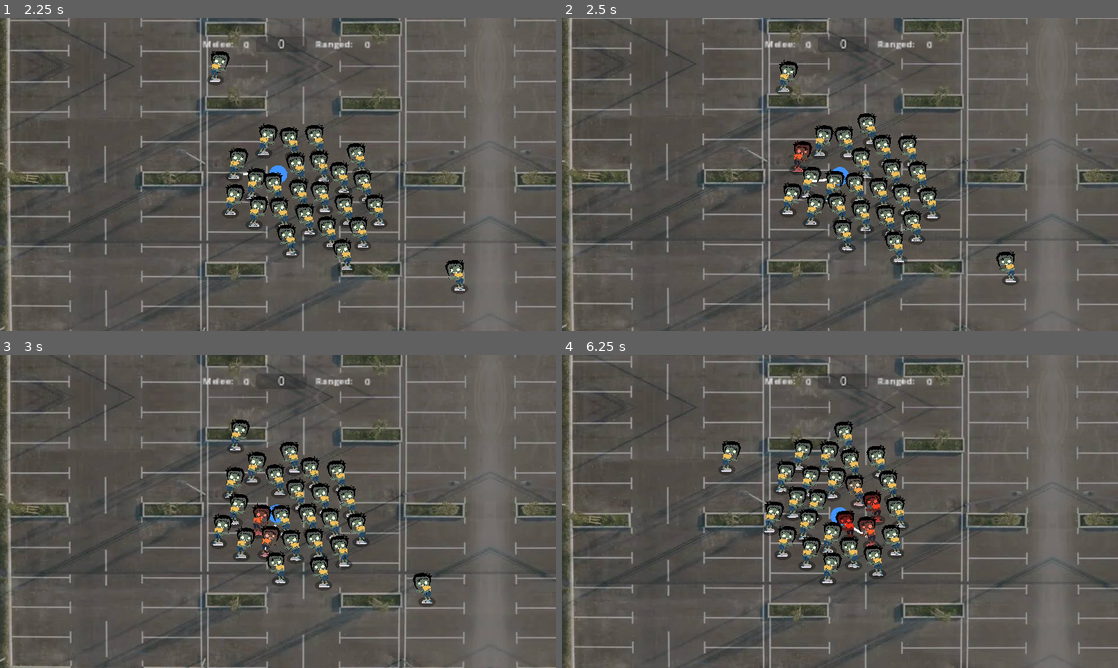
Above: before the commit, frames 1-4 (two rows, left to right).
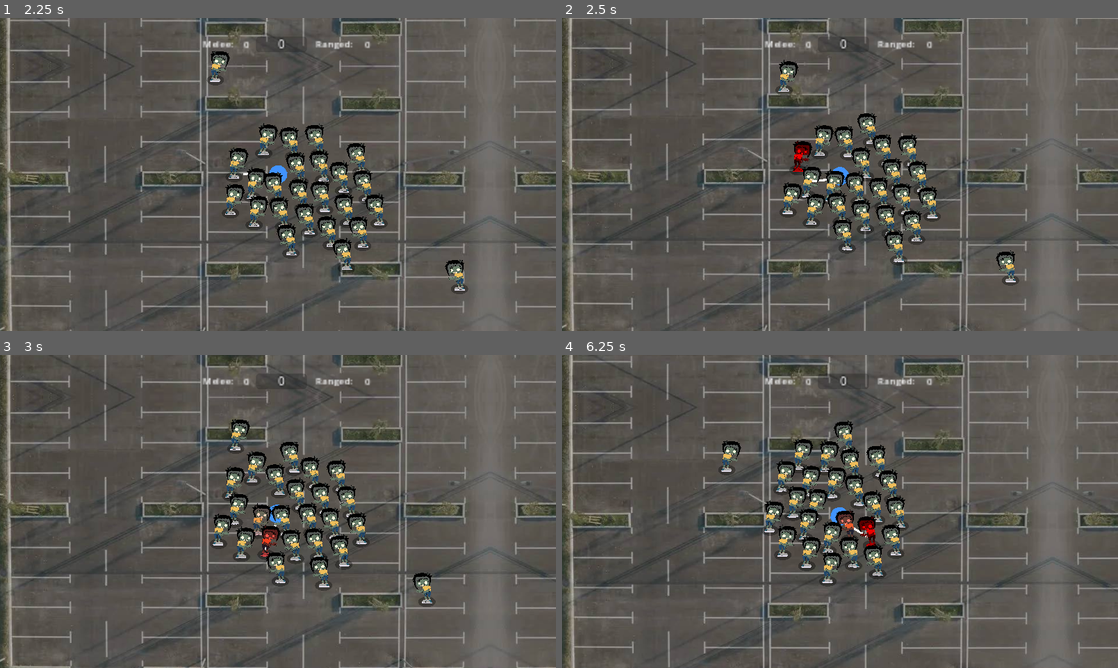
Above: after the commit, the same moments.

Repository: rundoom/Full-Market
Game: Godot game, scene res://test/playground.tscn
Same seed, same stepped clock (60 frames per second), same inputs: the game is played once before the commit and once after it.
Inputs (mouse positions are in pixels of both pictures, inside the frame that each line leads up to):
- Up to frame 1 (2.25 s): move the mouse to (400, 158) at 0.52 s; tap A (a) at 0.6 s; tap D (d) at 0.8, 1.35 s; move the mouse to (166, 190) at 1.27 s; click (166, 190) at 1.55 s; move the mouse to (333, 105) at 2.02 s; press the mouse at (333, 105) at 2.03 s
- Up to frame 2 (2.5 s): tap S (s) at 2.3 s
- Up to frame 3 (3 s): move the mouse to (250, 574) at 2.77 s; release the mouse at (250, 574) at 2.78 s; tap S (s) at 2.85 s
- Up to frame 4 (6.25 s): tap W (w) at 3.05, 3.6 s; move the mouse to (1006, 558) at 3.52 s; tap A (a) at 3.8, 4.35 s; move the mouse to (673, 464) at 4.27 s; tap D (d) at 4.55, 5.1 s; move the mouse to (867, 511) at 5.02 s; press the mouse at (867, 511) at 5.03 s; move the mouse to (756, 433) at 5.77 s; release the mouse at (756, 433) at 5.78 s; click (756, 433) at 5.85 s; tap S (s) at 6.05 s

Frame 1 is identical in both runs. In frame 2, 0.1% of the frame differs, in the area x 41-45%, y 39-50%; in frame 3, 0.3%; in frame 4, 0.4%, in the area x 50-58%, y 40-62%.

Commit message:
Ranged reload

Diff:
--- a/hero/hero.gd
+++ b/hero/hero.gd
@@ -57,15 +57,11 @@
 	current_attack_type = AttackType.MELEE if $RayCast2D.is_colliding() else AttackType.RANGED
 	match current_attack_type:
 		AttackType.MELEE:
-			$Ranged.visible = false
-			$Ranged.set_physics_process(false)
-			$Melee.visible = true
-			$Melee.set_physics_process(true)
+			$Ranged.arm(false)
+			$Melee.arm(true)
 		AttackType.RANGED:
-			$Ranged.visible = true
-			$Ranged.set_physics_process(true)
-			$Melee.visible = false
-			$Melee.set_physics_process(false)
+			$Ranged.arm(true)
+			$Melee.arm(false)
 
 
 func _on_zombie_notify_body_entered(body: Node2D) -> void:
--- a/hero/hero.tscn
+++ b/hero/hero.tscn
@@ -58,6 +58,7 @@
 show_percentage = false
 
 [node name="Label" type="Label" parent="UIContainer/ComboCounter"]
+layout_mode = 0
 offset_left = -1.0
 offset_top = -3.0
 offset_right = 89.0
@@ -76,6 +77,7 @@
 vertical_alignment = 1
 
 [node name="RangedLabel" type="Label" parent="UIContainer/XPRanged"]
+layout_mode = 0
 offset_left = -55.0
 offset_right = 12.0
 offset_bottom = 26.0
@@ -91,6 +93,7 @@
 vertical_alignment = 1
 
 [node name="MeleeLabel" type="Label" parent="UIContainer/XPMelee"]
+layout_mode = 0
 offset_left = -41.0
 offset_right = 15.0
 offset_bottom = 26.0
--- a/weapon/basic_melee.gd
+++ b/weapon/basic_melee.gd
@@ -1,4 +1,7 @@
 extends Area2D
+
+
+var enabled = false
 
 
 func _on_body_entered(body: Node2D) -> void:
@@ -7,10 +10,16 @@
 
 
 func _physics_process(delta: float) -> void:
-	if !$SwingAnimation.is_playing():
-		var mouse_pos := get_global_mouse_position()
-		global_rotation = global_position.direction_to(mouse_pos).angle()
-		scale.y = 1 if cos(rotation) > 0 else -1
+	if enabled:
+		if !$SwingAnimation.is_playing():
+			var mouse_pos := get_global_mouse_position()
+			global_rotation = global_position.direction_to(mouse_pos).angle()
+			scale.y = 1 if cos(rotation) > 0 else -1
 
-	if Input.is_action_pressed("mouse_left") and !$SwingAnimation.is_playing():
-		$SwingAnimation.play("swing")
+		if Input.is_action_pressed("mouse_left") and !$SwingAnimation.is_playing():
+			$SwingAnimation.play("swing")
+
+
+func arm(is_arm: bool):
+	enabled = is_arm
+	$Polygon2D.visible = is_arm
--- a/weapon/basic_ranged.gd
+++ b/weapon/basic_ranged.gd
@@ -2,7 +2,15 @@
 
 
 const Bullet := preload("res://weapon/bullet.tscn")
-@onready var shoot_cooldown := $ShootCooldown
+@onready var shoot_cooldown := $ShootCooldown as Timer
+const MAG_SIZE := 15
+var current_mag := MAG_SIZE
+var enabled = false
+@onready var reload_bar := $UI/ReloadBar
+
+
+func _ready() -> void:
+	reload_bar.max_value = MAG_SIZE
 
 
 func _physics_process(delta: float) -> void:
@@ -10,10 +18,30 @@
 	global_rotation = global_position.direction_to(mouse_pos).angle()
 	scale.y = 1 if cos(rotation) > 0 else -1
 
+	if enabled: handle_shoot()
+
+
+func handle_shoot():
 	if Input.is_action_just_pressed("mouse_left") and shoot_cooldown.is_stopped():
-		var bullet := Bullet.instantiate()
-		add_child(bullet)
-		bullet.global_transform = $BulletOuput.global_transform
-		$ShootSound.pitch_scale = randf_range(0.8, 1.2)
-		$ShootSound.play()
-		shoot_cooldown.start()
+		if current_mag > 0:
+			var bullet := Bullet.instantiate()
+			add_child(bullet)
+			bullet.global_transform = $BulletOuput.global_transform
+			$ShootSound.pitch_scale = randf_range(0.8, 1.2)
+			$ShootSound.play()
+			shoot_cooldown.start()
+			current_mag -= 1
+			reload_bar.value += 1
+		elif $ReloadTime.is_stopped():
+			$ReloadTime.start()
+			var reloader := create_tween()
+			reloader.tween_property(reload_bar, "value", 0, $ReloadTime.wait_time)
+
+
+func _on_reload_time_timeout() -> void:
+	current_mag = MAG_SIZE
+
+
+func arm(is_arm: bool):
+	enabled = is_arm
+	$Polygon2D.visible = is_arm
--- a/weapon/basic_ranged.tscn
+++ b/weapon/basic_ranged.tscn
@@ -1,7 +1,8 @@
-[gd_scene load_steps=3 format=3 uid="uid://ddw5lbt5xk0xg"]
+[gd_scene load_steps=4 format=3 uid="uid://ddw5lbt5xk0xg"]
 
 [ext_resource type="Script" path="res://weapon/basic_ranged.gd" id="1_liwxu"]
 [ext_resource type="AudioStream" uid="uid://buio5iw1388g0" path="res://weapon/пистолет 1.wav" id="2_3xgcu"]
+[ext_resource type="Texture2D" uid="uid://uvxejgojwl0p" path="res://core/White_Circle.svg" id="3_mubgr"]
 
 [node name="BasicRanged" type="Node2D"]
 script = ExtResource("1_liwxu")
@@ -26,3 +27,29 @@
 
 [node name="ShootSound" type="AudioStreamPlayer2D" parent="."]
 stream = ExtResource("2_3xgcu")
+
+[node name="ReloadTime" type="Timer" parent="."]
+process_callback = 0
+wait_time = 2.0
+one_shot = true
+
+[node name="RemoteTransform2D" type="RemoteTransform2D" parent="."]
+remote_path = NodePath("../UI")
+update_rotation = false
+update_scale = false
+
+[node name="UI" type="Node2D" parent="."]
+top_level = true
+
+[node name="ReloadBar" type="TextureProgressBar" parent="UI"]
+modulate = Color(1, 1, 1, 0.443137)
+offset_left = 14.0
+offset_top = -73.0
+offset_right = 314.0
+offset_bottom = 227.0
+scale = Vector2(0.152552, 0.152552)
+fill_mode = 4
+texture_progress = ExtResource("3_mubgr")
+tint_progress = Color(0.870588, 0.117647, 0.32549, 1)
+
+[connection signal="timeout" from="ReloadTime" to="." method="_on_reload_time_timeout"]
--- a/zombie/zombie.gd
+++ b/zombie/zombie.gd
@@ -10,8 +10,8 @@
 	set(value):
 		current_hp = value
 		var tween := create_tween()
-		tween.tween_property(self, "modulate", Color.RED, 0.2)
-		tween.tween_property(self, "modulate", Color.WHITE, 0.2)
+		tween.tween_property(self, "modulate", Color.RED, 0.1)
+		tween.tween_property(self, "modulate", Color.WHITE, 0.1)
 		if value <= 0: queue_free()
 
 
